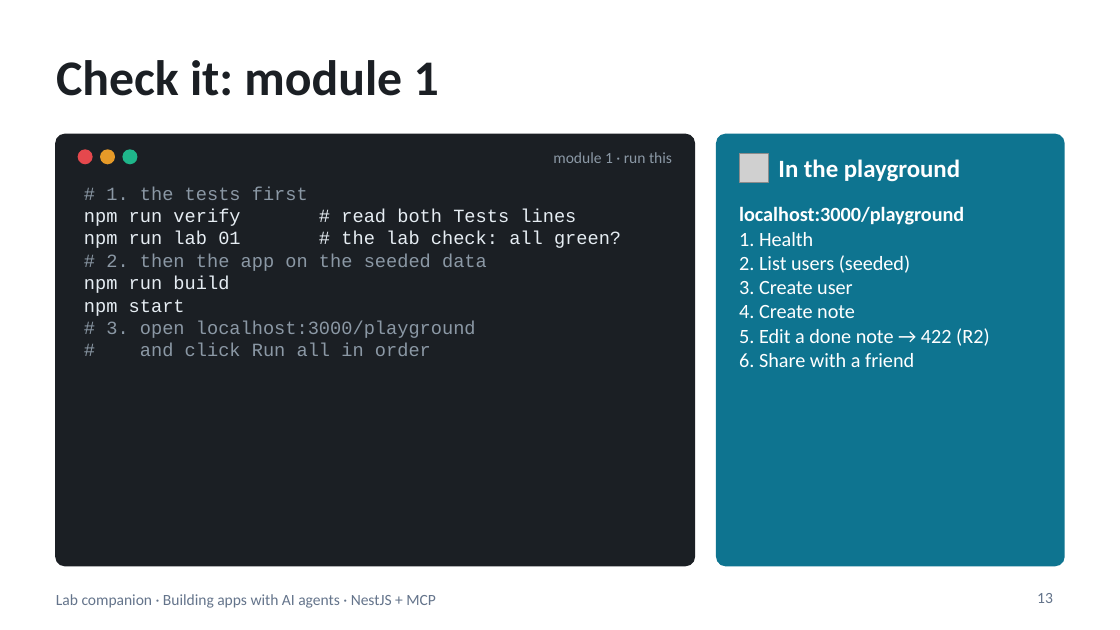
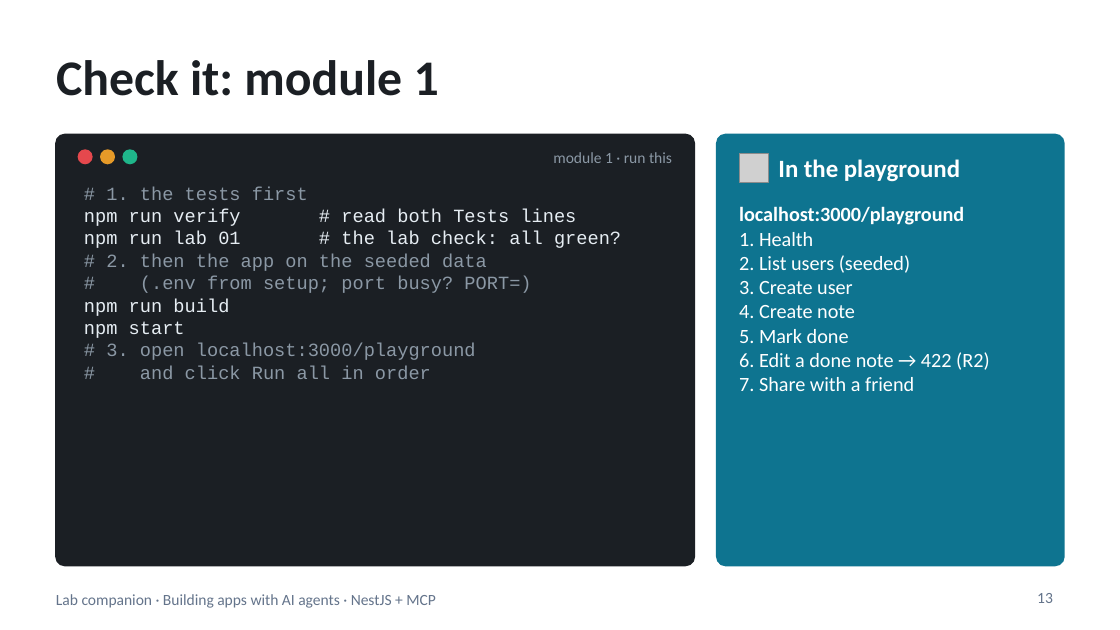
Before and after one commit to blazaga/ai-training-modules, a slide deck: slide 13 of docs/ai-agent-training/slides/lab-companion.pptx. Drawn at 1120x630 pixels with LibreOffice and Linux fonts; fonts in the diff are those of the drawing; grey boxes stand for pictures. Boxes give left, top, right and bottom in pixels: in the first picture for what was removed or moved away, otherwise in the second. Text is boxed around its words. In the diff, an @@ line names an element or a change of style, - is before the commit and + after.

```diff
--- a/docs/ai-agent-training/slides/lab-companion.pptx
+++ b/docs/ai-agent-training/slides/lab-companion.pptx
@@ text at <box>140,276,531,293</box>: paragraph added @@
+# (.env from setup; port busy? PORT=)
@@ text at <box>739,329,989,391</box>: text changed @@
-5. Edit a done note → 422 (R2)
-6. Share with a friend
+5. Mark done
+6. Edit a done note → 422 (R2)
+7. Share with a friend
```
Also in this commit, not shown: 1 slide added, 4 other files.
